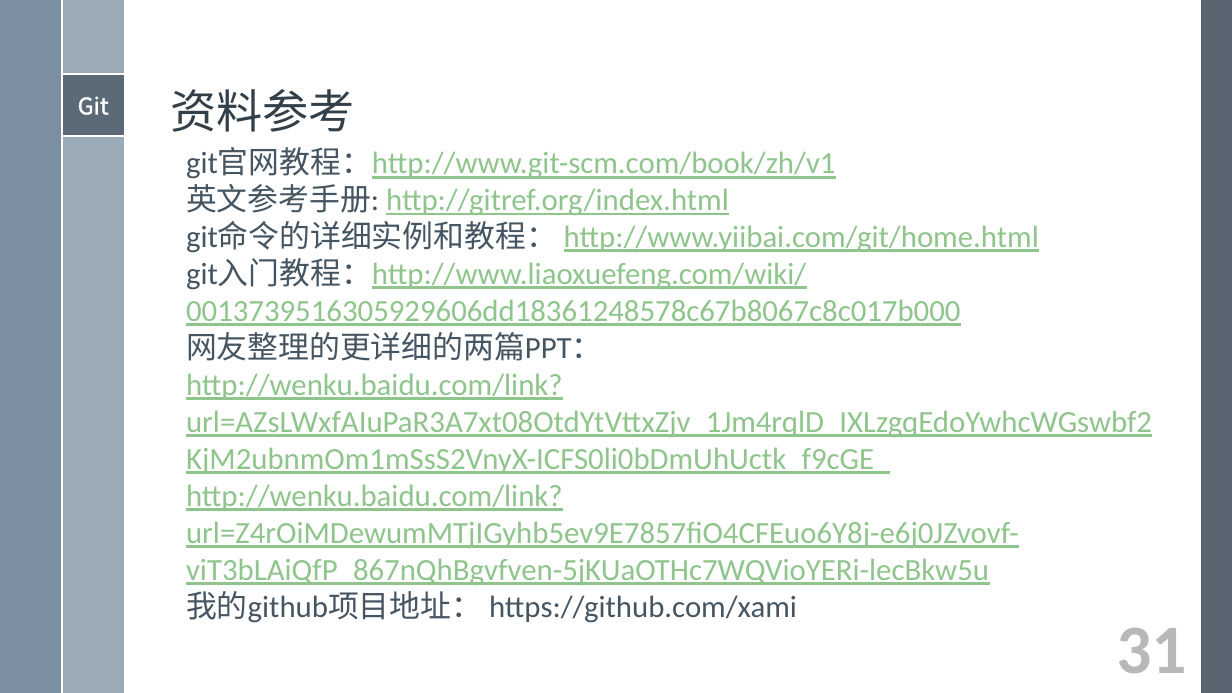
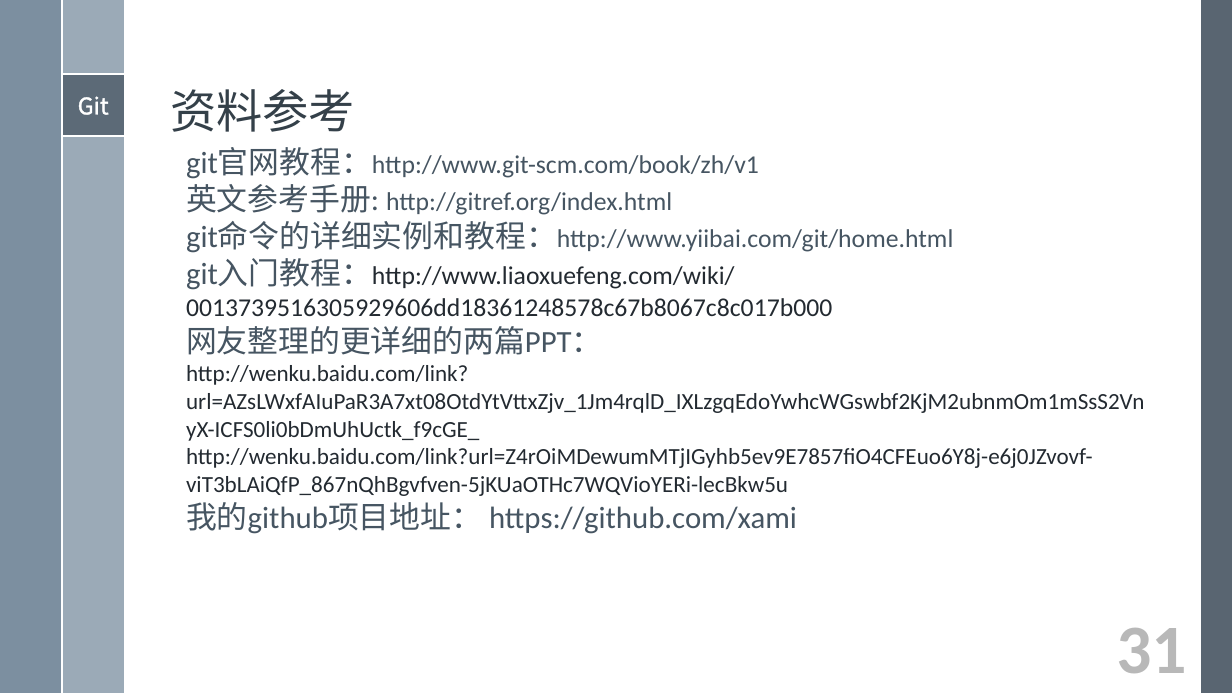
Before and after one commit to xami/joke, a slide deck: slide 31 of docs/Git入门学习/Git入门学习.pptx. Drawn at 1232x693 pixels with LibreOffice and Linux fonts; fonts in the diff are those of the drawing. Boxes give left, top, right and bottom in pixels: in the first picture for what was removed or moved away, otherwise in the second. Text is boxed around its words. In the diff, an @@ line names an element or a change of style, - is before the commit and + after.

```diff
--- a/docs/Git入门学习/Git入门学习.pptx
+++ b/docs/Git入门学习/Git入门学习.pptx
@@ text at [186, 148, 1144, 496]: size 24 to 20 pt in "git官网教程：http://www.git-scm.com/book/zh/v1", "http://gitref.org/index.html", "git入门教程：http://www.liaoxuefeng.com/wiki/0013739516305929606d ..."; text colour #8FC48C to #465562 in "git官网教程：http://www.git-scm.com/book/zh/v1", "http://gitref.org/index.html"; underline off in "git官网教程：http://www.git-scm.com/book/zh/v1", "http://gitref.org/index.html", "git入门教程：http://www.liaoxuefeng.com/wiki/0013739516305929606d ...", "http://wenku.baidu.com/link?url=AZsLWxfAIuPaR3A7xt08OtdYtVtt ..." and 1 more places; text colour #8FC48C to #232A31 in "git入门教程：http://www.liaoxuefeng.com/wiki/0013739516305929606d ...", "http://wenku.baidu.com/link?url=AZsLWxfAIuPaR3A7xt08OtdYtVtt ...", "http://wenku.baidu.com/link?url=Z4rOiMDewumMTjIGyhb5ev9E7857 ..."; size 24 to 18 pt in "http://wenku.baidu.com/link?url=AZsLWxfAIuPaR3A7xt08OtdYtVtt ...", "http://wenku.baidu.com/link?url=Z4rOiMDewumMTjIGyhb5ev9E7857 ..." @@
@@ text at [186, 222, 954, 253]: text changed; size 24 to 20 pt; text colour #8FC48C to #465562 @@
-git命令的详细实例和教程： http://www.yiibai.com/git/home.html
+git命令的详细实例和教程：http://www.yiibai.com/git/home.html
```
Also in this commit, not shown: 6 other slides changed.
